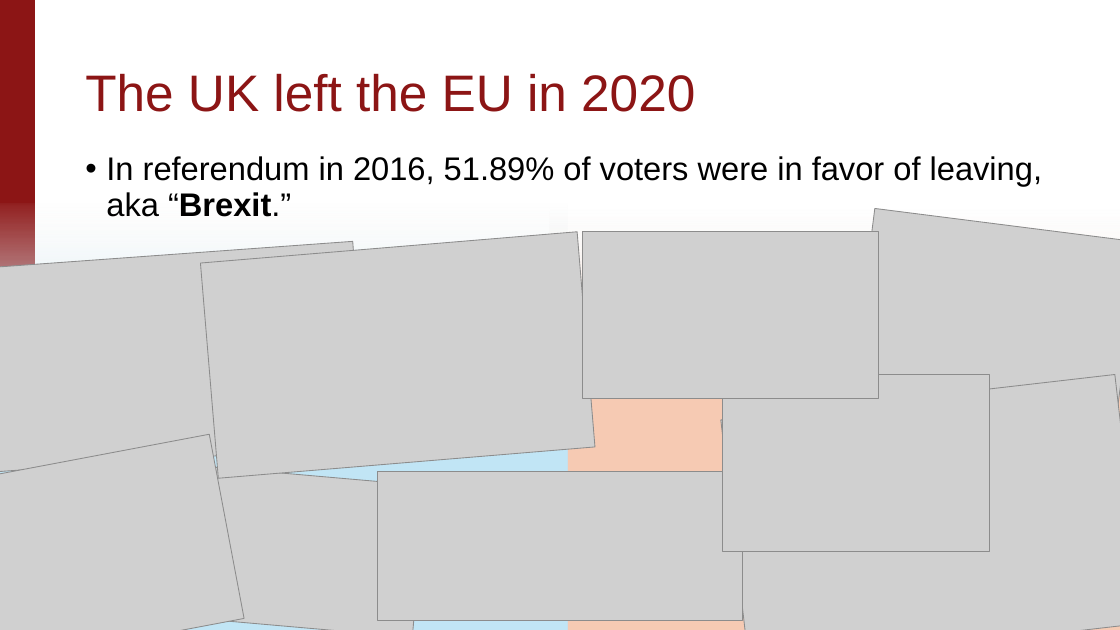
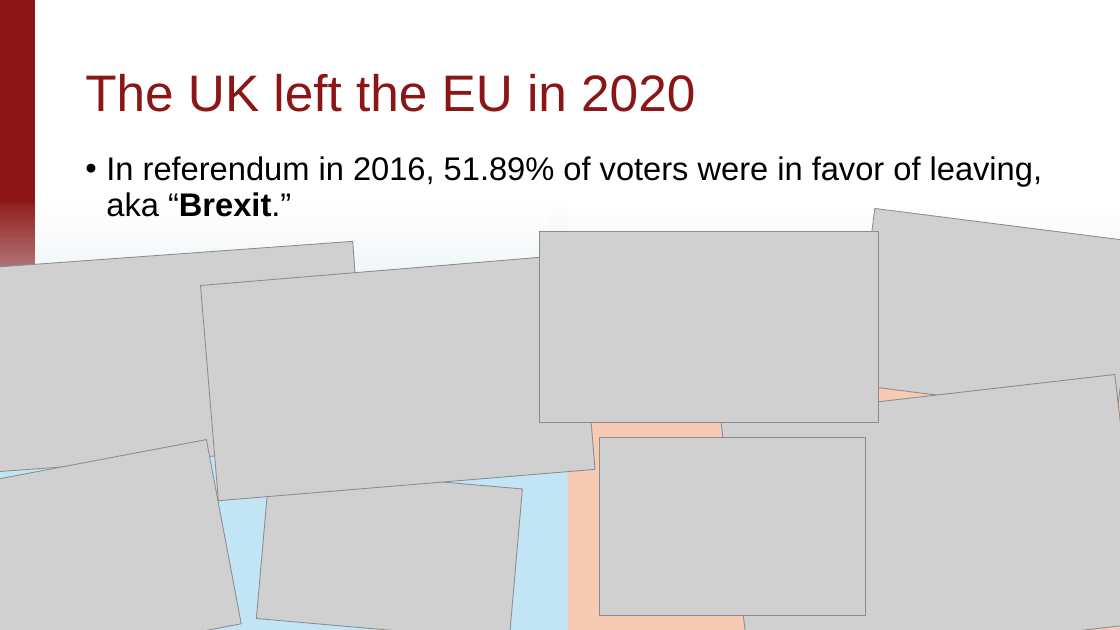
Before and after one commit to stanford-causal-inference-class/stanford-causal-inference-class.github.io, a slide deck: slide 5 of materials/lecture-slides/Unit4_Class1.pptx. Drawn at 1120x630 pixels with LibreOffice and Linux fonts; fonts in the diff are those of the drawing; grey boxes stand for pictures; background and template pictures are left out. Boxes give left, top, right and bottom in pixels: in the first picture for what was removed or moved away, otherwise in the second. Text is boxed around its words. In the diff, an @@ line names an element or a change of style, - is before the commit and + after.

```diff
--- a/materials/lecture-slides/Unit4_Class1.pptx
+++ b/materials/lecture-slides/Unit4_Class1.pptx
@@ picture: place and size @@
-picture at box(583, 232, 879, 398)
+picture at box(539, 232, 879, 423)
@@ picture: place and size @@
-picture at box(201, 232, 596, 478)
+picture at box(201, 254, 596, 501)
@@ picture: place and size @@
-picture at box(0, 434, 244, 630)
+picture at box(0, 439, 242, 630)
@@ picture: place and size @@
-picture at box(723, 374, 990, 551)
+picture at box(599, 438, 866, 615)
@@ picture: place and size @@
-picture at box(159, 464, 425, 630)
+picture at box(257, 467, 523, 630)
@@ picture removed at box(377, 472, 743, 621) @@
```
Also in this commit, not shown: 1 other slide changed, 1 other file.
